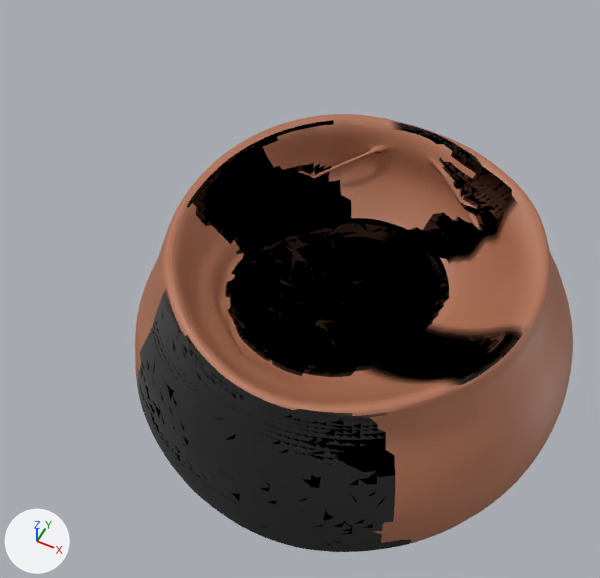
One commit to the glTF model models/incense-burner-raw.glb: the scene before it, then after it.
Camera for both pictures: a camera (50 mm lens) standing at (0.00125, -0.00192, 0.00257) and looking at (0.00022, 0.00013, 0.00001). Arrows for +X, +Y and +Z are at lower left; the lights stay in place. The first picture is the older version. Vertices at exactly the same position are counted once.
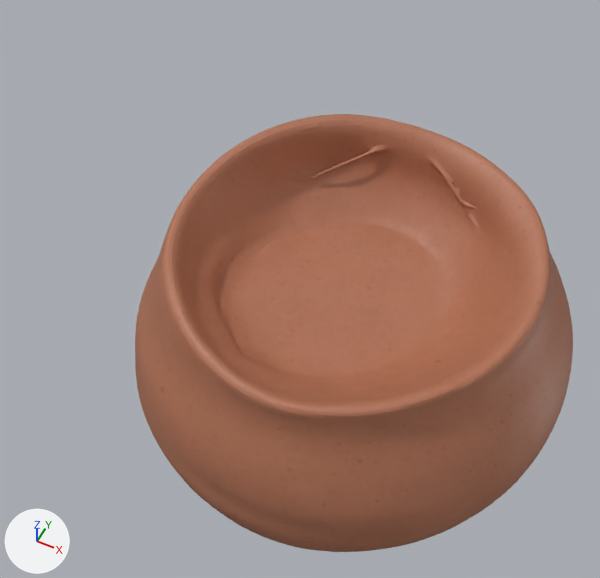
The newer file is also rescaled (x65.5) as a whole; pictures and numbers use the older file's frame.

Where the change shows, as pixel boxes (x1, y1, x2, y2) in the pictures (600 x 578 px; the box of a moved part takes in the faces that stretch with it):
part 1 of me_mesh_1, moved or reshaped
    before: (142, 114, 573, 542)
    after: (136, 115, 573, 552)
part 2 of me_mesh_1, surface changed (black to brown)
    both: (135, 118, 529, 552)

Patch to the scene script:
```diff
--- a/models/incense-burner-raw.glb.py
+++ b/models/incense-burner-raw.glb.py
@@ me_mesh_1 @@
 # used by ob_mesh_1; location = (0.0, 0.0, 0.0)
-me_mesh_1.from_pydata(...)  # 13408 vertices, 26824 faces; spans x -0.00034..0.00134, y -0.00084..0.00084, z -0.0006..0.0006
+me_mesh_1.from_pydata(...)  # 13410 vertices, 26828 faces; spans x -0.00034..0.00134, y -0.00084..0.00084, z -0.0006..0.0006
+# me_mesh_1 part 1: 28 vertices moved from x -0.00021..0.00127, y -0.00064..0.00057, z -0.00035..0.00056 to x -0.0002..0.00128, y -0.00064..0.00056, z -0.00035..0.00055; 1073 vertices removed from x -0.00026..0.00134, y -0.0008..0.00084, z -0.0006..0.0006; 1074 vertices added at x -0.00027..0.00134, y -0.00082..0.00084, z -0.00058..0.0006
+# me_mesh_1 part 2: 19709 kept faces spanning x -0.00034..0.00134, y -0.00084..0.00084, z -0.0006..0.0006 get new texture (UV) coordinates
+# other edits to the shape of me_mesh_1 do not show in these pictures
 me_mesh_1.materials.append(mat_material_1)
```
